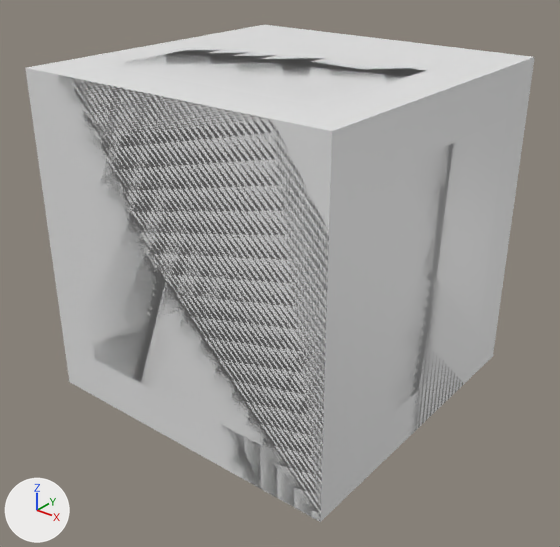
The Blender file Client/Arts/BoxModels.blend: old version first, new version second.
Both versions are drawn from a camera (50 mm lens) standing at (1.347, -1.721, 0.91) and looking at (0.018, -0.06, -0.12). The axes (+X, +Y, +Z) are drawn at lower left. The lights are the same throughout.

Before the edit, the objects in view are built like this:
```python
me_cube = bpy.data.meshes.new('Cube')
me_cube.from_pydata(...)  # 24 vertices, 26 faces; spans x -0.5..0.5, y -0.5..0.5, z -0.5..0.5
# faces by material slot: [6, 20]
me_cube.materials.append(mat_material)  # white #e7e7e7
me_cube.materials.append(mat_material_001)  # white #e7e7e7
me_cube_001 = bpy.data.meshes.new('Cube.001')
me_cube_001.from_pydata([(-0.5, -0.5, -0.5), (-0.5, -0.5, 0.5), (-0.5, 0.5, 0.5), (0.5, -0.5, -0.5), (0.5, -0.5, 0.5), (0.5, 0.5, 0.5)], [], [(5, 3, 0, 2), (1, 2, 0), (3, 4, 1, 0), (3, 5, 4), (5, 2, 1, 4)])
me_cube_002 = bpy.data.meshes.new('Cube.002')
me_cube_002.from_pydata(...)  # a box spanning x -0.5..0.5, y -0.5..0.5, z -0.5..0.5
me_cube_003 = bpy.data.meshes.new('Cube.003')
me_cube_003.from_pydata(...)  # 10 vertices, 7 faces; spans x -0.5..0.5, y -0.5..0.5, z -0.5..0.5
ob_box = bpy.data.objects.new('Box', me_cube_002)
ob_box.location = (0.0, 0.0, 0.0)
ob_roundedbox = bpy.data.objects.new('RoundedBox', me_cube)
ob_roundedbox.location = (0.0, 0.0, 0.0)
ob_roundedwedge = bpy.data.objects.new('RoundedWedge', me_cube_003)
ob_roundedwedge.location = (0.0, 0.0, 0.0)
ob_roundedwedge.delta_rotation_euler = (3.142, 0.0, 3.142)
ob_wedge = bpy.data.objects.new('Wedge', me_cube_001)
ob_wedge.location = (0.0, 0.0, 0.0)
ob_wedge.delta_rotation_euler = (3.142, 0.0, 3.142)
```
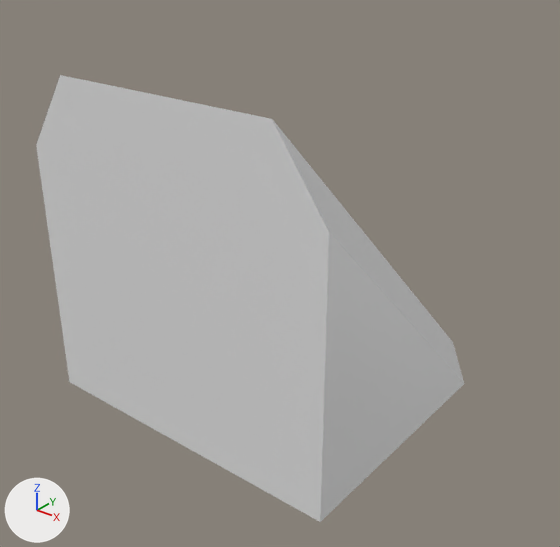
Where the newer file only moved an object's origin or applied its transform, the numbers keep the older frame.

What changed in the scene script:
```text
Remove ob_roundedbox:
    ob_roundedbox = bpy.data.objects.new('RoundedBox', me_cube)
    ob_roundedbox.location = (0.0, 0.0, 0.0)
Remove ob_box:
    ob_box = bpy.data.objects.new('Box', me_cube_002)
    ob_box.location = (0.0, 0.0, 0.0)
Remove ob_wedge:
    ob_wedge = bpy.data.objects.new('Wedge', me_cube_001)
    ob_wedge.location = (0.0, 0.0, 0.0)
    ob_wedge.delta_rotation_euler = (3.142, 0.0, 3.142)
```

Boxes [x1, y1, x2, y2] around the edits, measured in the pictures (560 x 547 px):
'Box', deleted: before [25, 25, 535, 522]
'RoundedBox', deleted: before [89, 54, 507, 451]
'Wedge', deleted: before [56, 75, 493, 521]
